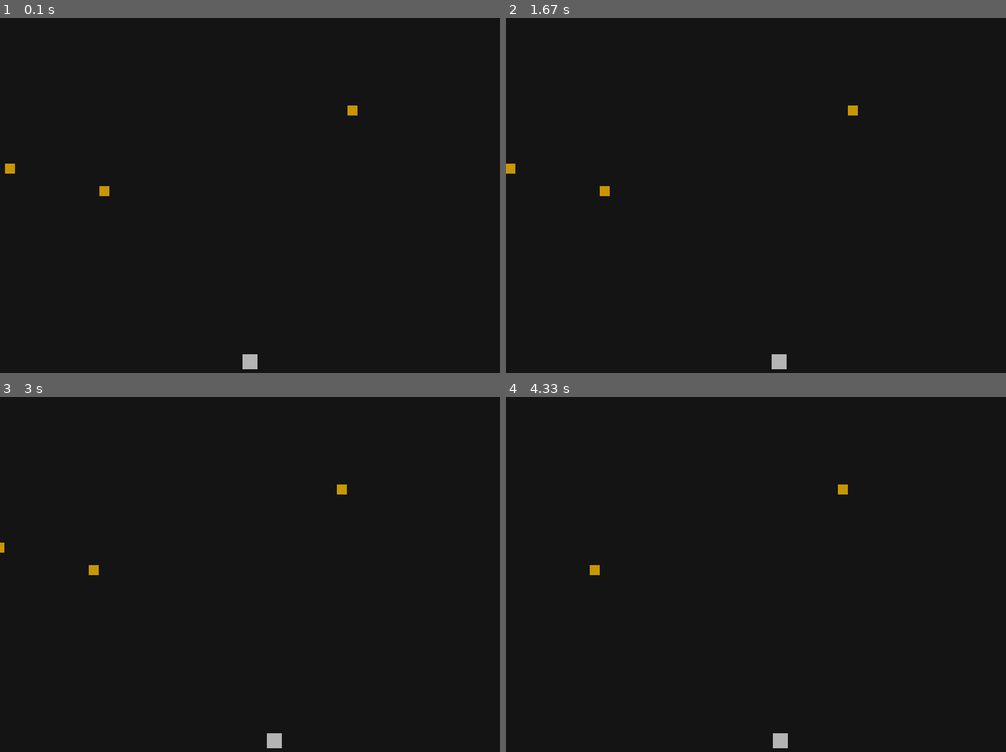
Above: before the commit, frames 1-4 (two rows, left to right).
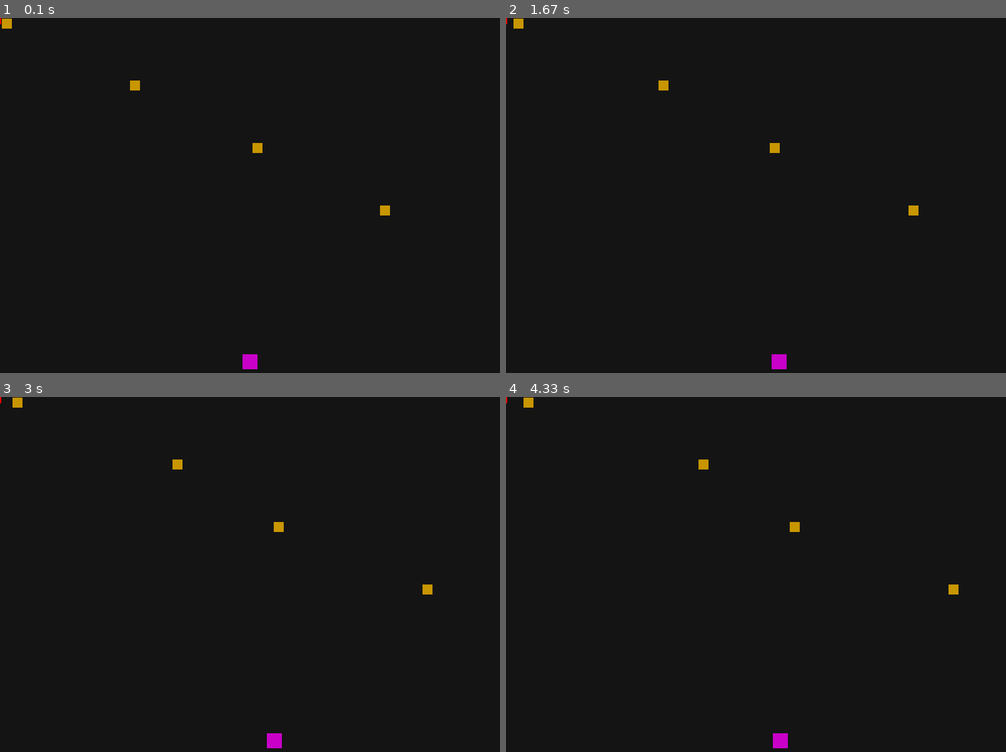
Above: after the commit, the same moments.

Repository: chanzer0/PyGame1
Game: pygame game, started from pgame1.py
Same seed, same stepped clock (60 frames per second), same inputs: the game is played once before the commit and once after it.
Inputs:
- Up to frame 1 (0.1 s): no input
- Up to frame 2 (1.67 s): hold Right 0.33-0.8 s; hold Right 0.83-1.3 s; hold Left from 1.33 s (still down)
- Up to frame 3 (3 s): release Left at 1.87 s; hold Left 1.9-2.3 s; hold Right 2.33-2.97 s
- Up to frame 4 (4.33 s): tap Space at 3 s; hold Left 3.33-3.8 s; hold Right 3.83-4.3 s

The runs differ from the first frame. In frame 1, 0.5% of the frame differs, in the area x 0-78%, y 0-99%; in frame 2, 0.5%; in frame 3, 0.5%; in frame 4, 0.5%.

Commit message:
Player and AI movement complete, beginning work on Projectiles

Diff:
--- a/pgame1.py
+++ b/pgame1.py
@@ -1,43 +1,72 @@
 import os
 import pygame
-import random
+
+# Create class for projectile
+class Projectile(object):
+    def __init__(self, x, y):
+        self.x = x
+        self.y = y
+        self.rect = pygame.Rect(self.x - 2, self.y - 2, 4, 12)
+
+    def launch_projectile(self):
+        self.rect.y -= 5
+
+    def draw(self, view):
+        pygame.draw.rect(view, (255, 0, 0), self.rect)
 
 
 # Create class for Player(user-controlled)
 class Player(object):
-    lives = 3
-
     def __init__(self):
+        self.lives = 3
         self.x = 400
         self.y = 550
         self.rect = pygame.Rect(self.x - 12, self.y - 12, 24, 24)
-        self.projectile = pygame.Rect(self.x, self.y, 4, 12)
 
     def move(self, dx):
         self.rect.x += dx
-
-    def projectile(self, x, y, dy):
-        self.projectile = pygame.Rect(x, y, 4, 8)
-        self.projectile.y += dy
+        self.rect.clamp_ip(game_view_rect)
 
     def remove_life(self, lives):
         self.lives -= lives
 
+    def draw(self, view):
+        pygame.draw.rect(view, (200, 0, 200), self.rect)
 
 # Create class for Enemy(AI-controlled)
 class Enemy(object):
-    def __init__(self, x, y):
+    def __init__(self, x, y, dx):
+        self.dx = dx
         self.x = x
         self.y = y
-        self.rect = pygame.Rect(x, y, 16, 16)
-        self.projectile = pygame.Rect(self.x, self.y, 4, 12)
+        self.rect = pygame.Rect(self.x, self.y, 16, 16)
 
-    def move(self, dx, dy):
-            self.rect.x += dx
+    def move(self):
+        if 0 <= self.rect.x <= 784:
+            if self.rect.x == 784:
+                self.dx = -self.dx
+            if self.rect.x == 0:
+                self.dx = -self.dx
+        self.rect.x += self.dx
 
-    def projectile(self, x, y, dy):
-        self.rect = pygame.Rect(x, y, 4, 8)
-        self.rect.y += dy
+    def draw(self, view):
+        pygame.draw.rect(view, (200, 150, 0), self.rect)
+
+# Create module to update the screen
+def update():
+    game_view.convert()
+    game_view.fill((20, 20, 20))
+    user.draw(game_view)
+    enemy1.draw(game_view)
+    enemy2.draw(game_view)
+    enemy3.draw(game_view)
+    enemy4.draw(game_view)
+    user_projectile.draw(game_view)
+    pygame.display.flip()
+
+
+# --------------------------------------------------------------------- #
+
 
 # Center the game window & start the environment
 os.environ['SDL_VIDEO_CENTERED'] = '1'
@@ -45,34 +74,25 @@
 
 
 # Set up the display
-pygame.display.set_caption("Shoot enemies while avoiding their projectiles")
+pygame.display.set_caption("~~ Shoot enemies while avoiding their projectiles ~~")
 game_view = pygame.display.set_mode((800, 600))
+game_view_rect = game_view.get_rect()
 
 
-# Get clock values & initialize user variable
-clock = pygame.time.Clock()
+# Initiate user and AI sprites
 user = Player()
+enemy1 = Enemy(1, 1, 1)
+enemy2 = Enemy(200, 100, 4)
+enemy3 = Enemy(400, 200, 2)
+enemy4 = Enemy(600, 300, 4)
 i = 0
-_x = 1
-_y = 1
+j = 0
+user_projectile = Projectile(0, 0)
 
-# Initiate 3 random AI enemies
-rand_x = random.randint(0, 800)
-rand_y = random.randint(0, 400)
-enemy1 = Enemy(rand_x, rand_y)
-
-rand_x = random.randint(0, 800)
-rand_y = random.randint(0, 400)
-enemy2 = Enemy(rand_x, rand_y)
-
-rand_x = random.randint(0, 800)
-rand_y = random.randint(0, 400)
-enemy3 = Enemy(rand_x, rand_y)
-
-rand_x = random.randint(0, 800)
-rand_y = random.randint(0, 400)
-enemy4 = Enemy(rand_x, rand_y)
-
+# Create a list of projectiles to be fired later
+projectiles = []
+for count in range(1500):
+    projectiles.append(Projectile(0, 0))
 
 # Begin the loop where the game operates - Quit loop when user runs out of lives
 while user.lives != 0:
@@ -80,35 +100,32 @@
     # Quit the game if either QUIT or Esc. key are initiated
     event = pygame.event.poll()
     if event.type == pygame.QUIT:
-        user.lives = 0
+        user.remove_life(3)
     if event.type == pygame.K_ESCAPE:
-        user.lives = 0
+        user.remove_life(3)
 
     # Use arrow keys to move player left & right
     key = pygame.key.get_pressed()
-    if key[pygame.K_LEFT]:
-        Player.move(user, -1)
-    if key[pygame.K_RIGHT]:
-        Player.move(user, 1)
+    if 0 <= user.rect.x <= 800:
+        if key[pygame.K_LEFT]:
+            user.move(-1)
+        if key[pygame.K_RIGHT]:
+            user.move(1)
+        if key[pygame.K_SPACE]:
+            user_projectile = projectiles[j]
+            j += 1
 
     # Update AI positions every 10 iterations
-    if i % random.randint(1000, 10000) == 0:
-        _x = -_x
-        _y = -_y
+    if i % 10 == 0:
+        enemy1.move()
+        enemy2.move()
+        enemy3.move()
+        enemy4.move()
 
-    if i % 10 == 0:
-        enemy1.move(_x, _y)
-        enemy2.move(_x, _y)
-        enemy3.move(_x, _y)
-        enemy4.move(_x, _y)
+    # Fire projectiles at user
 
     # Populate the game_view
-    game_view.fill((20, 20, 20))
-    pygame.draw.rect(game_view, (180, 180, 180), user.rect)
-    pygame.draw.rect(game_view, (200, 150, 0), enemy1.rect)
-    pygame.draw.rect(game_view, (200, 150, 0), enemy2.rect)
-    pygame.draw.rect(game_view, (200, 150, 0), enemy3.rect)
-    pygame.display.flip()
+    update()
     i += 1
 
 pygame.quit()
